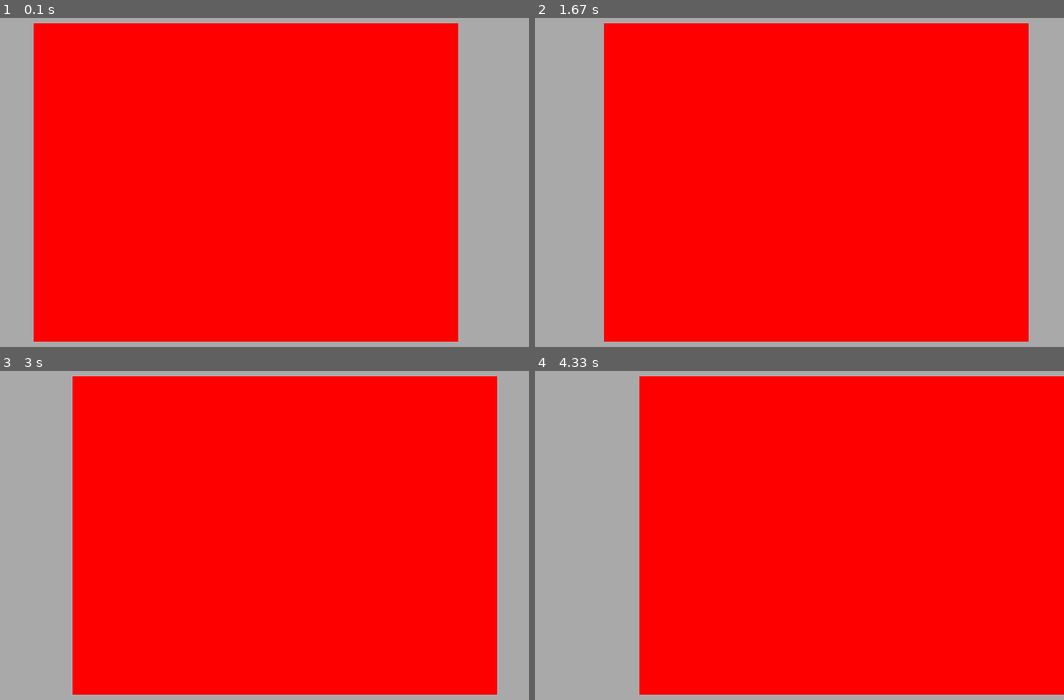
Above: before the commit, frames 1-4 (two rows, left to right).
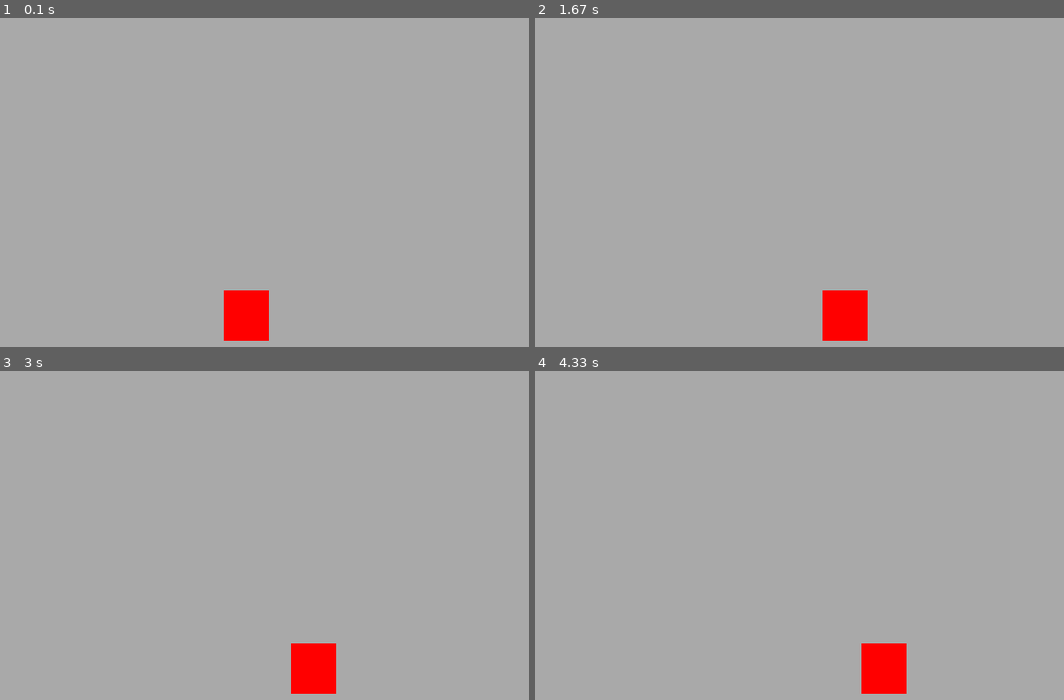
Above: after the commit, the same moments.

Repository: 25-26-1AHIF/pygameproject-JahrmarktBumm_Teodor_Simon
Game: pygame game, started from main.py
Two runs of this game, one before a commit and one after it. Both use one fixed random seed, a clock stepped at 60 frames per second and the inputs below.
Inputs:
- Up to frame 1 (0.1 s): no input
- Up to frame 2 (1.67 s): hold D 0.33-0.8 s; hold D 0.83-1.3 s; hold A from 1.33 s (still down)
- Up to frame 3 (3 s): release A at 1.87 s; hold A 1.9-2.3 s; hold D 2.33-2.97 s
- Up to frame 4 (4.33 s): hold A 3-3.47 s; hold D 3.5-3.97 s; hold D from 4 s (still down)

The runs differ from the first frame. In frame 1, 76% of the frame differs, in the area x 6-87%, y 1-99%; in frame 2, 76%; in frame 3, 76%; in frame 4, 76%.

Commit message:
Player size

Diff:
--- a/game/player.py
+++ b/game/player.py
@@ -4,8 +4,8 @@
 class Player:
     def __init__(self, screen: pygame.Surface):
         self.screen = screen
-        self.width = gv.SCREEN_WIDTH * 0.75
-        self.height = gv.SCREEN_HEIGHT * 0.75
+        self.width = gv.SCREEN_WIDTH * 0.08
+        self.height = gv.SCREEN_HEIGHT * 0.12
         self.x_pos = gv.SCREEN_WIDTH // 2 - self.width // 2
         self.y_pos = gv.SCREEN_HEIGHT - self.height - 10
 
@@ -21,7 +21,7 @@
             self.x_pos += 2
         # bis hier her
 
-        # # # KI Google Gemini Anfang
+        # # # KI Google Gemini
         # Fehlende Zeichen-Logik hinzugefügt (zeichnet vorerst ein rotes Rechteck)
         pygame.draw.rect(self.screen, "red", self.get_rect())
         # # # KI Ende, Prompt: ich kann den Player nicht zeichnen sag mir was falsch ist
